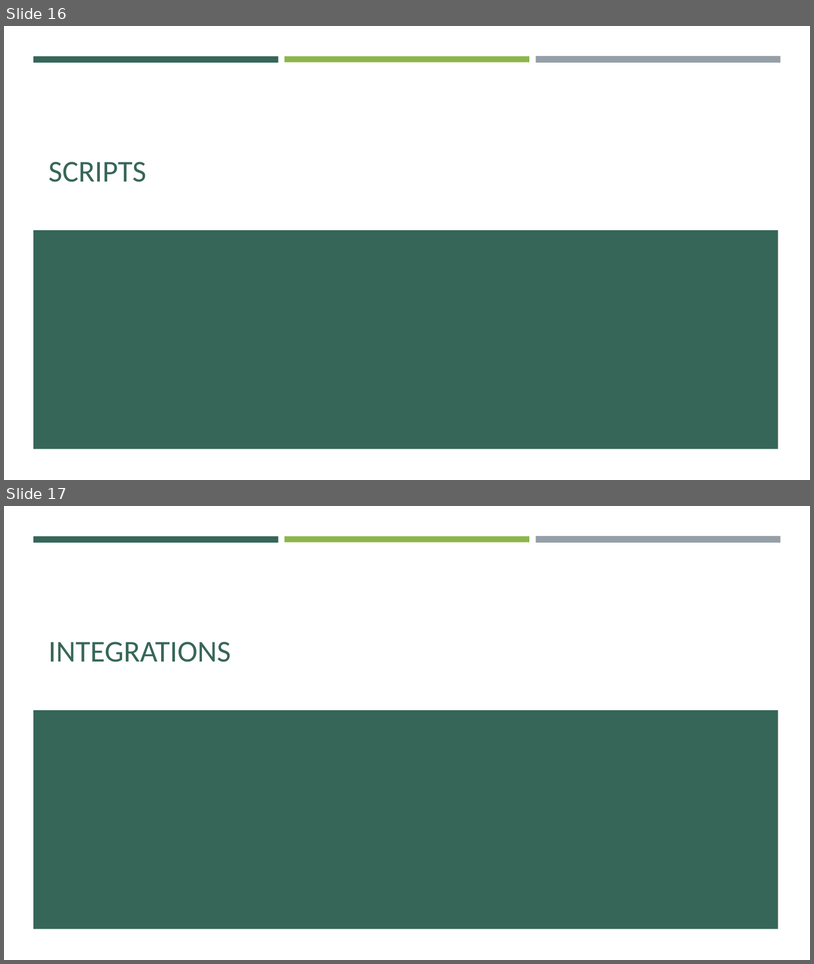
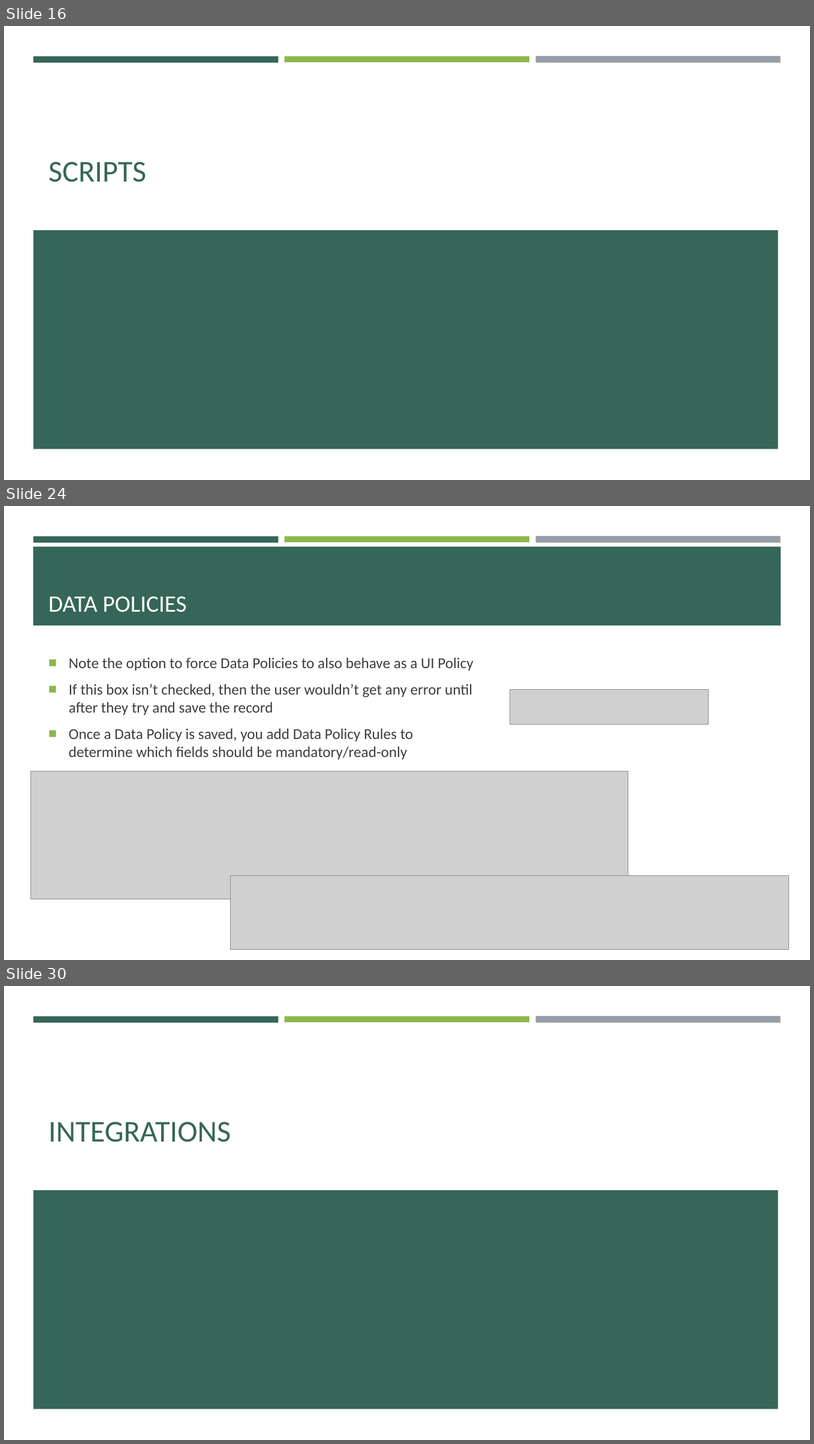
Before and after one commit to e-m-wilson/SNOW, a slide deck: Week_6/Data_Migration_&_Integration.pptx. Shown one above the other, each under a label of ours: slides 16 and 17 before the commit, slides 16, 24 and 30 after it; the slides between them are not shown. The pictures are 814x964 and 814x1444 pixels, drawn with LibreOffice and Linux fonts; fonts in the diff are those of the drawing; grey boxes stand for pictures. Boxes give left, top, right and bottom in pixels: in the first picture for what was removed or moved away, otherwise in the second. Text is boxed around its words. In the diff, an @@ line names an element or a change of style, - is before the commit and + after.

```diff
--- a/Week_6/Data_Migration_&_Integration.pptx
+++ b/Week_6/Data_Migration_&_Integration.pptx
@@ slide 24 added at (4, 506, 810, 960), background #FFFFFF; not listed: 3 template elements that a slide beside it also shows @@
@@ rectangle added at (33, 547, 782, 625), fill #366658 @@
@@ title added at (48, 596, 187, 612), 28 pt, text #FFFFFF @@
+DATA POLICIES
@@ text added at (69, 657, 473, 759), 18 pt, text #3D3D3D @@
+■ Note the option to force Data Policies to also behave as a UI Policy
+■ If this box isn’t checked, then the user wouldn’t get any error until after they try and save the record
+■ Once a Data Policy is saved, you add Data Policy Rules to determine which fields should be mandatory/read-only
@@ picture added at (510, 690, 708, 724) @@
@@ picture added at (30, 771, 629, 898) @@
@@ picture added at (230, 876, 789, 949) @@
@@ what was slide 17 is now slide 30 @@
```
Also in this commit, not shown: 1 slide changed, 12 other slides added, 2 other files.
